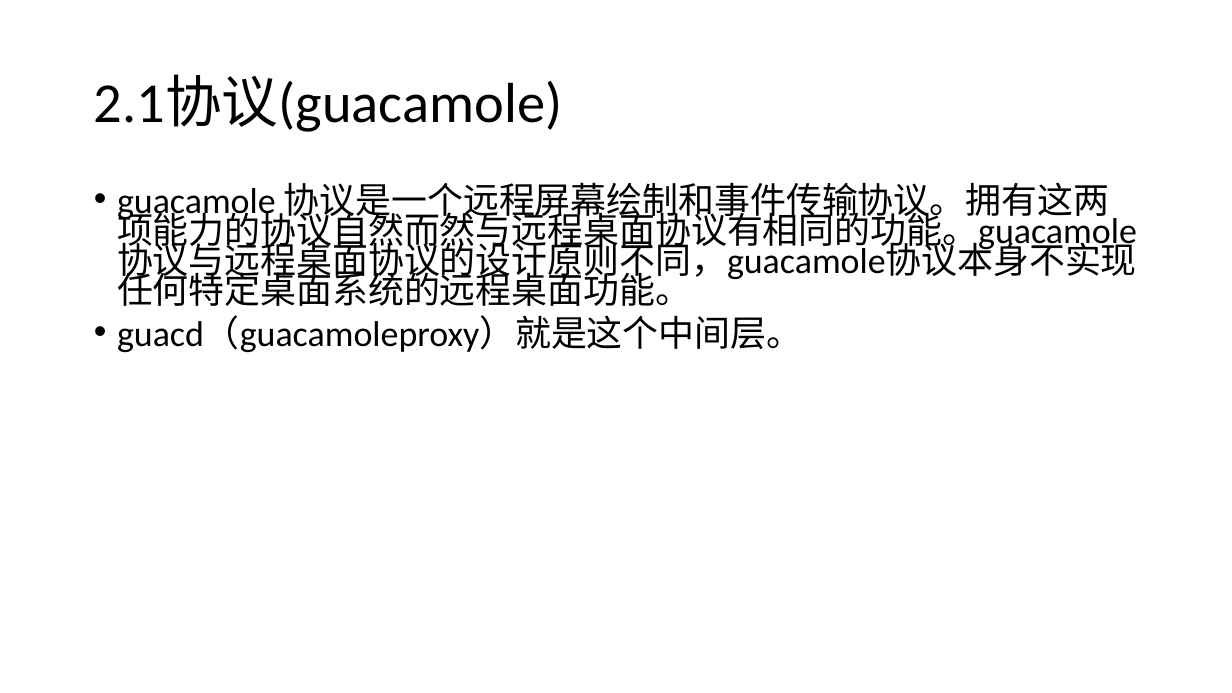
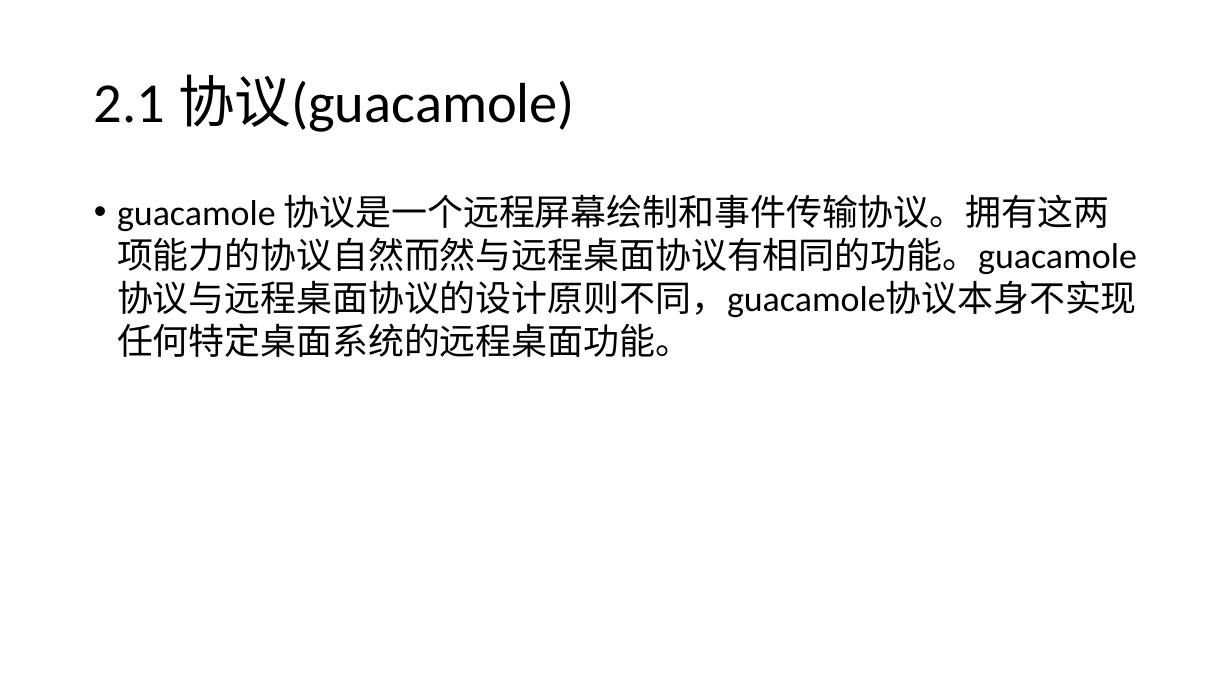
Before and after one commit to caojian123/ppt, a slide deck: slide 9 of guacamole 介绍.pptx (slide 4 before the commit). Drawn at 1232x693 pixels with LibreOffice and Linux fonts; fonts in the diff are those of the drawing. Boxes give left, top, right and bottom in pixels: in the first picture for what was removed or moved away, otherwise in the second. Text is boxed around its words. In the diff, an @@ line names an element or a change of style, - is before the commit and + after.

Commit message:
update

```diff
--- a/guacamole 介绍.pptx
+++ b/guacamole 介绍.pptx
@@ title at box(94, 74, 575, 132): spaces changed @@
-2.1协议(guacamole)
+2.1 协议(guacamole)
@@ text "guacamole 协议是一个远程屏幕绘制和事件传输协议。拥有这两项能力的协议自然而然与远程桌面协议有相同的功能。gua ..." at box(117, 194, 1137, 357): line spacing 0.7 to 1 @@
@@ text at box(117, 317, 802, 352): paragraph removed @@
-• guacd（guacamoleproxy）就是这个中间层。
```
Also in this commit, not shown: 2 other slides changed, 11 slides added, 1 slide removed.
